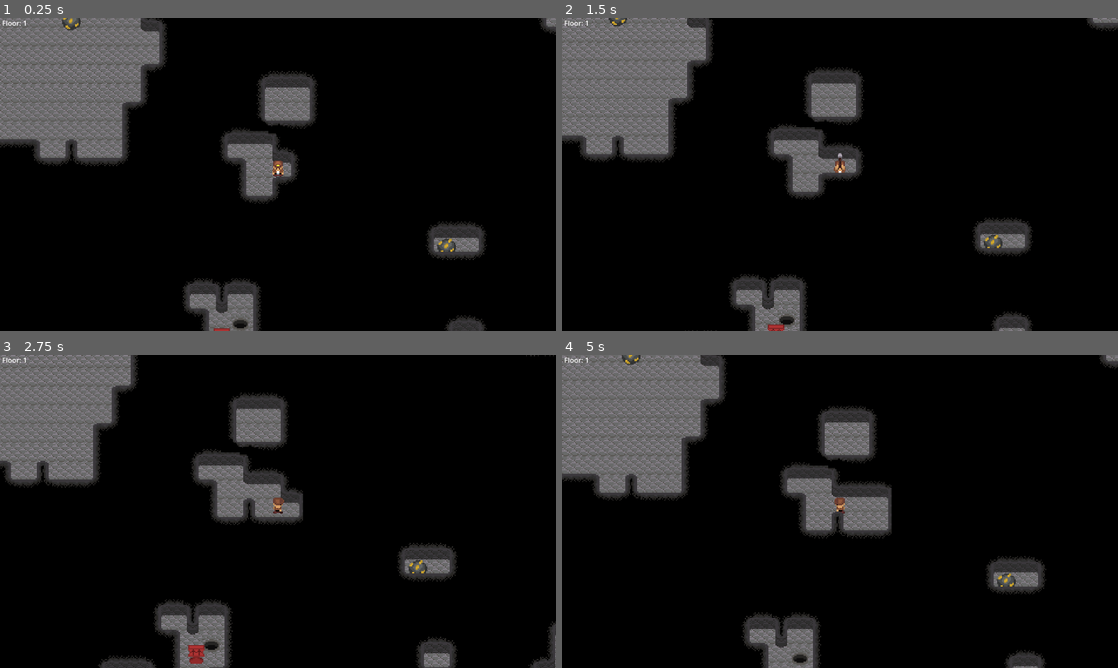
Above: before the commit, frames 1-4 (two rows, left to right).
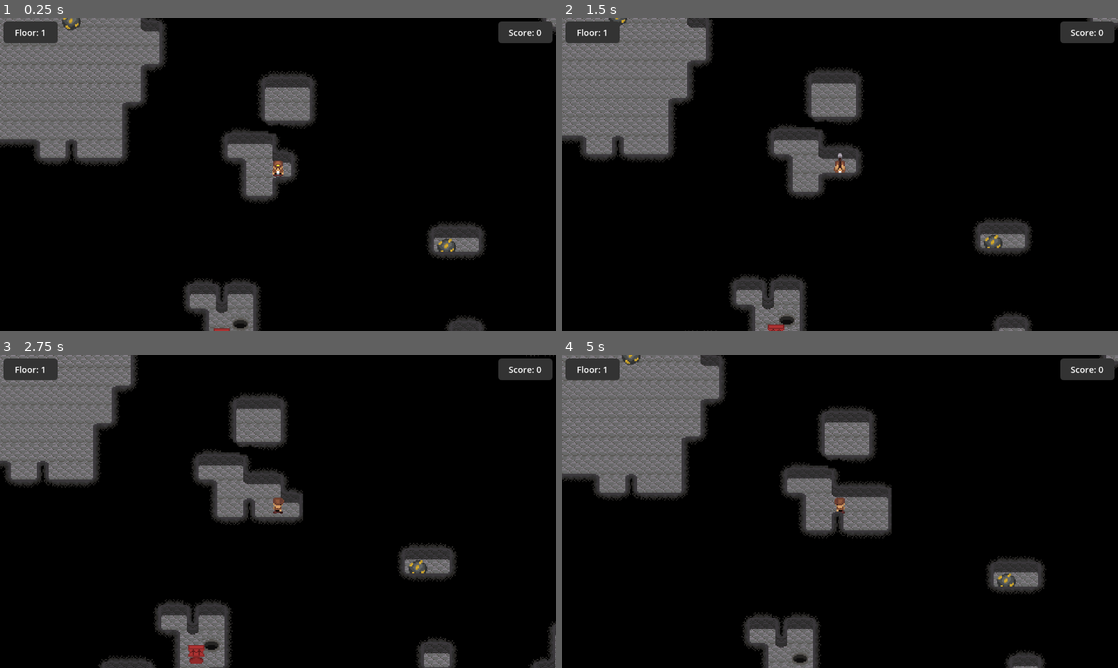
Above: after the commit, the same moments.

Repository: ethanbaedke/Mining-Game
Game: Godot game, scene res://game_manager.tscn
Two runs of this game, one before a commit and one after it. Both use one fixed random seed, a clock stepped at 60 frames per second and the inputs below.
Inputs:
- Up to frame 1 (0.25 s): no input
- Up to frame 2 (1.5 s): tap Enter at 0.5 s; hold Right (move_right) 0.53-1.28 s; tap C (use_pickaxe) at 0.6, 1.35 s; hold Down (move_down) from 1.28 s (still down)
- Up to frame 3 (2.75 s): release Down (move_down) at 2.03 s; hold Right (move_right) from 2.03 s (still down); tap C (use_pickaxe) at 2.1 s
- Up to frame 4 (5 s): release Right (move_right) at 2.78 s; hold Up (move_up) 2.78-3.53 s; tap C (use_pickaxe) at 2.85, 3.6, 4.35 s; hold Left (move_left) from 3.53 s (still down)

The runs differ from the first frame. In frame 1, 1.3% of the frame differs, in the area x 0-100%, y 0-8%; in frame 2, 1.2%; in frame 3, 1.3%; in frame 4, 1.3%.

Commit message:
Added scoring for breaking gold rocks.

Diff:
--- a/mining-game/game_manager.gd
+++ b/mining-game/game_manager.gd
@@ -2,7 +2,13 @@
 
 const MINE_LEVEL_SCENE:PackedScene = preload("res://mine_level.tscn")
 
+const SCORE_FROM_GOLD_ROCK_BROKEN:int = 1
+const SCORE_FROM_PLAYER_KILLED:int = -10
+
+signal current_score_changed
+
 var current_floor:int = 0
+var current_score:int = 0
 
 var _mine_level:MineLevel = null
 
@@ -19,6 +25,7 @@
 	_mine_level = MINE_LEVEL_SCENE.instantiate()
 	_mine_level.level_cleared.connect(_on_mine_level_level_cleared)
 	_mine_level.player_killed.connect(_on_mine_level_player_killed)
+	_mine_level.gold_rock_broken.connect(_on_mine_level_gold_rock_broken)
 	self.add_child(_mine_level)
 
 func _free_mine_level() -> void:
@@ -26,6 +33,14 @@
 	# Free the mine level and wait for it to be freed (end of the frame).
 	_mine_level.queue_free()
 	await get_tree().process_frame
+
+func _modify_current_score(amount:int) -> void:
+
+	current_score += amount
+	current_score = max(0, current_score)
+	current_score = min(999, current_score)
+
+	current_score_changed.emit()
 
 func _on_mine_level_level_cleared() -> void:
 
@@ -37,5 +52,11 @@
 
 func _on_mine_level_player_killed() -> void:
 
+	_modify_current_score(SCORE_FROM_PLAYER_KILLED)
+
 	await _free_mine_level()
 	_instantiate_mine_level()
+
+func _on_mine_level_gold_rock_broken() -> void:
+
+	_modify_current_score(SCORE_FROM_GOLD_ROCK_BROKEN)
--- /dev/null
+++ b/mining-game/global_theme.tres
@@ -0,0 +1,16 @@
+[gd_resource type="Theme" format=3 uid="uid://74k1qh542cpk"]
+
+[sub_resource type="StyleBoxFlat" id="StyleBoxFlat_tccg3"]
+bg_color = Color(0.2, 0.2, 0.2, 1)
+corner_radius_top_left = 8
+corner_radius_top_right = 8
+corner_radius_bottom_right = 8
+corner_radius_bottom_left = 8
+
+[resource]
+Label/font_sizes/font_size = 20
+MarginContainer/constants/margin_bottom = 8
+MarginContainer/constants/margin_left = 8
+MarginContainer/constants/margin_right = 8
+MarginContainer/constants/margin_top = 8
+PanelContainer/styles/panel = SubResource("StyleBoxFlat_tccg3")
--- a/mining-game/mine_level.gd
+++ b/mining-game/mine_level.gd
@@ -31,6 +31,7 @@
 
 signal level_cleared
 signal player_killed
+signal gold_rock_broken
 
 # Reference retrieved on ready.
 var _game_manager:GameManager = null
@@ -54,6 +55,8 @@
 	_astar.set_point_solid(cell_coordinates, false)
 
 func remove_gold_rock(rock:GoldRock) -> void:
+
+	gold_rock_broken.emit()
 
 	# Update navigation so enemies can move into the newely empty space.
 	var cell_coords:Vector2i = rock.position * 0.0625
--- a/mining-game/mine_level.tscn
+++ b/mining-game/mine_level.tscn
@@ -5,6 +5,7 @@
 [ext_resource type="TileSet" uid="uid://cedbq7dlya52b" path="res://mine_tile_set.tres" id="2_08n1b"]
 [ext_resource type="Texture2D" uid="uid://bo6yd31ekmbqv" path="res://cave_floor_sprite.png" id="4_dv24s"]
 [ext_resource type="Script" uid="uid://dydy3icdelc1b" path="res://mine_level_hud.gd" id="5_p3d05"]
+[ext_resource type="Theme" uid="uid://74k1qh542cpk" path="res://global_theme.tres" id="6_sc2q2"]
 
 [node name="MineLevel" type="Node2D" unique_id=2076899661]
 y_sort_enabled = true
@@ -40,8 +41,43 @@
 [node name="HUD" type="CanvasLayer" parent="." unique_id=158249267]
 script = ExtResource("5_p3d05")
 
-[node name="FloorLabel" type="Label" parent="HUD" unique_id=1318654353]
-offset_left = 5.0
-offset_right = 63.0
-offset_bottom = 23.0
+[node name="MarginContainer" type="MarginContainer" parent="HUD" unique_id=162238793]
+anchors_preset = 15
+anchor_right = 1.0
+anchor_bottom = 1.0
+grow_horizontal = 2
+grow_vertical = 2
+theme = ExtResource("6_sc2q2")
+
+[node name="Control" type="Control" parent="HUD/MarginContainer" unique_id=1512632271]
+layout_mode = 2
+
+[node name="FloorPanelContainer" type="PanelContainer" parent="HUD/MarginContainer/Control" unique_id=1975945760]
+custom_minimum_size = Vector2(125, 50)
+layout_mode = 1
+offset_right = 40.0
+offset_bottom = 40.0
+
+[node name="FloorLabel" type="Label" parent="HUD/MarginContainer/Control/FloorPanelContainer" unique_id=1318654353]
+custom_minimum_size = Vector2(100, 50)
+layout_mode = 2
 text = "Floor: 0"
+horizontal_alignment = 1
+vertical_alignment = 1
+
+[node name="PanelContainer" type="PanelContainer" parent="HUD/MarginContainer/Control" unique_id=1422294124]
+custom_minimum_size = Vector2(125, 50)
+layout_mode = 1
+anchors_preset = 1
+anchor_left = 1.0
+anchor_right = 1.0
+offset_left = -40.0
+offset_bottom = 40.0
+grow_horizontal = 0
+
+[node name="ScoreLabel" type="Label" parent="HUD/MarginContainer/Control/PanelContainer" unique_id=599813455]
+custom_minimum_size = Vector2(100, 50)
+layout_mode = 2
+text = "Score: 0"
+horizontal_alignment = 1
+vertical_alignment = 1
--- a/mining-game/mine_level_hud.gd
+++ b/mining-game/mine_level_hud.gd
@@ -1,6 +1,7 @@
 class_name MineLevelHud extends CanvasLayer
 
-@onready var _floor_label:Label = $FloorLabel
+@onready var _floor_label:Label = $MarginContainer/Control/FloorPanelContainer/FloorLabel
+@onready var _score_label:Label = $MarginContainer/Control/PanelContainer/ScoreLabel
 
 # References retrieved on ready.
 var _mine_level:MineLevel = null
@@ -16,3 +17,13 @@
 
 	# Set the floor label to reflect the current floor the player is on.
 	_floor_label.text = "Floor: " + str(_game_manager.current_floor)
+
+	# Set score (since the UI will reset every new level)
+	_update_score_label()
+
+	# Listen for score changes.
+	_game_manager.current_score_changed.connect(_update_score_label)
+
+func _update_score_label() -> void:
+
+	_score_label.text = "Score: " + str(_game_manager.current_score)
--- a/mining-game/mine_tile_set.tres
+++ b/mining-game/mine_tile_set.tres
@@ -300,7 +300,7 @@
 3:6/0 = 0
 3:6/0/terrain_set = 0
 3:6/0/terrain = 0
-3:6/0/physics_layer_0/polygon_0/points = PackedVector2Array(-8, -8, 2, -8, 2, 8, -8, 8)
+3:6/0/physics_layer_0/polygon_0/points = PackedVector2Array(-8, -8, 5, -8, 5, 8, -8, 8)
 3:6/0/terrains_peering_bit/bottom_side = 0
 3:6/0/terrains_peering_bit/bottom_left_corner = 0
 3:6/0/terrains_peering_bit/left_side = 0
